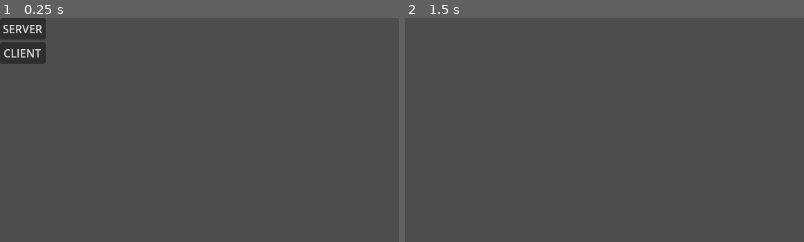
Above: before the commit, frames 1-2 (left to right).
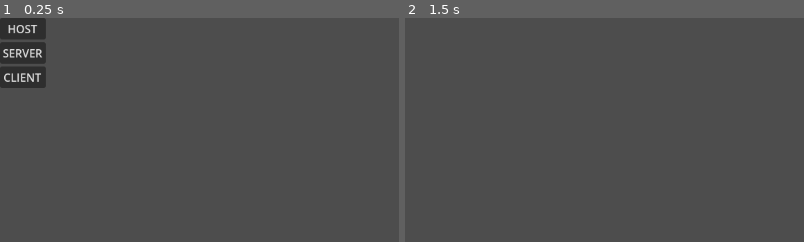
Above: after the commit, the same moments.

Repository: NDBrewer20/Project-Arbiter
Game: Godot game, scene res://Scenes/Levels/Base.tscn
Same seed, same stepped clock (60 frames per second), same inputs: the game is played once before the commit and once after it. The engine's default icon, where the game draws it, is replaced by a stand-in: a white triangle on a blue panel in a dark square.
Inputs (mouse positions are % of the whole screen's width and height, from its top left):
- Up to frame 1 (0.25 s): no input
- Up to frame 2 (1.5 s): click (3, 2) at 0.5 s, where only the run after the commit has a clickable "HOST"; tap Enter at 1.25 s; move the mouse to (72, 45) at 1.27 s; hold D (Player_Right) from 1.28 s (still down); hold Right mouse button (Player_Rotate) from 1.28 s (still down)
The pictures show only the part of the screen within x 0-50%, y 0-50%; the shares and areas given below are measured in that part.

The runs differ from the first frame. In frame 1, 1.6% of the frame differs, in the area x 0-12%, y 3-32%; in frame 2, nothing differs.

Commit message:
Added Host, Player Cursor Controller, implemented Player State machine

Diff:
--- a/Scenes/Prefabs/player_manager.tscn
+++ b/Scenes/Prefabs/player_manager.tscn
@@ -1,6 +1,7 @@
-[gd_scene load_steps=6 format=3 uid="uid://dwuo45o1taqky"]
+[gd_scene load_steps=7 format=3 uid="uid://dwuo45o1taqky"]
 
 [ext_resource type="Script" uid="uid://c0de2yy2vldlr" path="res://Scripts/Player/PlayerMovement.gd" id="1_ggkmr"]
+[ext_resource type="Script" uid="uid://doewjtyfdpfhi" path="res://Scripts/Player/player_cursor_control.gd" id="2_jabop"]
 
 [sub_resource type="CapsuleMesh" id="CapsuleMesh_fuxo2"]
 
@@ -16,19 +17,23 @@
 [node name="Player Manager" type="Node3D"]
 
 [node name="Player Body" type="CharacterBody3D" parent="."]
-transform = Transform3D(1, 0, 0, 0, 1, 0, 0, 0, 1, 0, 0, 0)
+collision_layer = 2147483648
+collision_priority = 10.0
+axis_lock_angular_x = true
+axis_lock_angular_z = true
 slide_on_ceiling = false
 script = ExtResource("1_ggkmr")
 debug = true
-runSpeed = 8.0
-walkSpeed = 3.5
-acceleration = 4.5
-deceleration = 7.5
+runSpeed = 6.5
+walkSpeed = 1.5
+acceleration = 1.5
+deceleration = 2.5
+airControlStart = 1.2
+airControlEnd = 0.05
+airControlFadeTime = 0.35
+jumpVelocity = 3.54
 coyoteTime = 0.16
 jumpBuffer = 0.21
-airControlStart = 1.35
-airControlEnd = 0.0
-airControlFadeTime = 0.35
 
 [node name="PlayerGFX" type="Node3D" parent="Player Body"]
 transform = Transform3D(1, 0, 0, 0, 1, 0, 0, 0, 1, 0, 1, 0)
@@ -54,3 +59,6 @@
 margin = 0.5
 
 [node name="Camera3D" type="Camera3D" parent="Player Body/CamOrigin/SpringArm3D"]
+
+[node name="Player Cursor Control" type="Node" parent="."]
+script = ExtResource("2_jabop")
--- a/Scenes/UI/low_level_ui.tscn
+++ b/Scenes/UI/low_level_ui.tscn
@@ -16,6 +16,11 @@
 offset_right = 40.0
 offset_bottom = 40.0
 
+[node name="Client2" type="Button" parent="VBoxContainer"]
+layout_mode = 2
+text = "HOST
+"
+
 [node name="Server" type="Button" parent="VBoxContainer"]
 layout_mode = 2
 text = "SERVER"
@@ -24,5 +29,6 @@
 layout_mode = 2
 text = "CLIENT"
 
+[connection signal="pressed" from="VBoxContainer/Client2" to="." method="_on_host_pressed"]
 [connection signal="pressed" from="VBoxContainer/Server" to="." method="_on_server_pressed"]
 [connection signal="pressed" from="VBoxContainer/Client" to="." method="_on_client_pressed"]
--- a/Scripts/Networking/UI/low_level_ui.gd
+++ b/Scripts/Networking/UI/low_level_ui.gd
@@ -7,3 +7,7 @@
 func _on_client_pressed() -> void:
 	LowLevelNetworkHandler.start_client()
 	queue_free()
+
+func _on_host_pressed() -> void:
+	LowLevelNetworkHandler.start_host()
+	queue_free()
--- a/Scripts/Networking/low_level_network_handler.gd
+++ b/Scripts/Networking/low_level_network_handler.gd
@@ -20,6 +20,8 @@
 # General Variables
 var connection: ENetConnection
 var is_server: bool = false
+var is_host: bool = false
+var host_peer_id: int = -1
 
 func _process(delta: float) -> void:
 	if connection == null:
@@ -69,6 +71,21 @@
 	print("Server started on ", ip_address, ":", port)
 	is_server = true
 
+func start_host(ip_address: String="127.0.0.1", port: int = 27015) -> void:
+	start_server(ip_address, port)
+	if connection == null:
+		return
+
+	is_host = true
+	host_peer_id = available_peer_ids.pop_back()
+	ClientNetworkGlobals.id = host_peer_id
+	ClientNetworkGlobals.handle_local_id_assignment.emit(host_peer_id)
+
+	# Keep host in the server peer list so new clients learn about the host player.
+	ServerNetworkGlobals.peer_ids.append(host_peer_id)
+
+	print("Host started with local player id: ", host_peer_id)
+
 func peer_connected(peer: ENetPacketPeer) -> void:
 	var peer_id: int = available_peer_ids.pop_back()
 	peer.set_meta("peer_id", peer_id)
--- a/Scripts/Player/PlayerMovement.gd
+++ b/Scripts/Player/PlayerMovement.gd
@@ -1,11 +1,20 @@
 class_name PlayerMovement extends CharacterBody3D
 
 @export var debug: bool = false
+
+# Player State Machine
+enum PlayerState {
+	FLOOR = 0,
+	JUMP = 1,
+	FALL = 2,
+}
+var _state: PlayerState = PlayerState.FLOOR
+
 
 # Networking parameters
 var is_authority: bool:
 	get:
-		return !LowLevelNetworkHandler.is_server && owner_id == ClientNetworkGlobals.id
+		return owner_id == ClientNetworkGlobals.id
 var owner_id: int
 
 # Player Events
@@ -13,6 +22,7 @@
 signal playerLanded
 
 # Player movement parameters
+@export_category("Movement")
 @export var runSpeed: float = 7.5
 @export var walkSpeed: float = 5.0
 @export var acceleration: float = 10.0
@@ -20,8 +30,17 @@
 var _speedActual: float = 0.0
 var _inputDirection: Vector3 = Vector3.ZERO
 
+# Air control parameters
+@export_subgroup("Air Control")
+@export var airControlStart: float = 1.0
+@export var airControlEnd: float = 0.45
+@export var airControlFadeTime: float = 1.5
+var _airtime: float = 0.0
+
 
 # Player jumping parameters
+@export_category("Jumping")
+@export var gravity: float = 9.8
 @export var jumpVelocity: float = 4.5
 var _lastOnFloor: bool # was the user on the ground in the last frame?
 var _isjumping: bool = false # is the user currently trying to jump?
@@ -29,6 +48,7 @@
 var _lastTimeOnGround: float # how long since the user was last on the ground?
 
 # Player Coyote Time parameters
+@export_subgroup("Coyote Time")
 @export var coyoteTime: float = 0.15
 var _coyoteUsable: bool # can the user press jump and have it work after starting to fall?
 var _coyoteWindow: bool: # if the timer hasn't timed out (time since jump + coyote time > current time), the user can still jump
@@ -39,6 +59,7 @@
 		return _coyoteUsable and !is_on_floor() and _coyoteWindow
 
 # Player Jump Buffer parameters
+@export_subgroup("Jump Buffer")
 @export var jumpBuffer: float = 0.2
 var _bufferJumpUsable: bool # can the user press jump and have it work before landing?
 var _bufferWindow: bool: # if the timer hasn't timed out (time since jump + jump buffer time > current time), the user can still jump
@@ -49,18 +70,15 @@
 		return _bufferJumpUsable and _bufferWindow
 
 
-# Air control parameters
-@export var airControlStart: float = 1.0
-@export var airControlEnd: float = 0.45
-@export var airControlFadeTime: float = 1.5
-var _airtime: float = 0.0
-
-
 # Camera control parametera
+@export_category("Camera")
 @onready var camPivot: Node3D = $CamOrigin
 @export var camClamp: Vector2 = Vector2(-90, 45)
 @export var mouse_Sensitivity: float = 0.1
 
+# Player Cursor State Machine
+@onready var _cursorStateMachine: PlayerCursor = $"../Player Cursor Control" as PlayerCursor
+
 # Internal Variables
 var _timeSinceFirstFrame: float = 0.0
 
@@ -83,7 +101,7 @@
 
 	_inputDirection = Vector3.ZERO
 
-	if event is InputEventMouseMotion and Input.is_action_pressed("Player_Rotate"):
+	if event is InputEventMouseMotion and _cursorStateMachine._cursorState == PlayerCursor.CursorState.DEFAULT:
 		rotate_y(deg_to_rad(-event.relative.x * mouse_Sensitivity))
 		camPivot.rotate_x(deg_to_rad(-event.relative.y * mouse_Sensitivity))
 		camPivot.rotation.x = clamp(camPivot.rotation.x, deg_to_rad(camClamp.x), deg_to_rad(camClamp.y))
@@ -129,12 +147,11 @@
 	_isjumping = false
 
 func HandleFalling(delta: float) -> void:
-	if not is_on_floor():
-		# How Long in Air
-		_airtime += delta
-
-		# Gravity
-		velocity.y += -ProjectSettings.get_setting("physics/3d/default_gravity") * delta
+	# How Long in Air
+	_airtime += delta
+
+	# Gravity
+	velocity.y += -gravity * delta
 
 func Jump() -> void:
 	_coyoteUsable = false
@@ -157,23 +174,56 @@
 
 func _physics_process(delta: float) -> void:
 	if !is_authority: return
+
 	checkCollision()
-	HandleJump()
-	HandleFalling(delta)
+
+	match _state:
+		PlayerState.FLOOR:
+			if Input.is_action_just_pressed("Player_Jump"):
+				switchState(PlayerState.JUMP)
+			elif !is_on_floor():
+				switchState(PlayerState.FALL)
+
+		PlayerState.JUMP:
+			HandleFalling(delta)
+			if velocity.y >= 0:
+				switchState(PlayerState.FALL)
+
+		PlayerState.FALL:
+			HandleFalling(delta)
+			if is_on_floor():
+				switchState(PlayerState.FLOOR)
+
+
 	HandleMove(delta)
 
 	_lastOnFloor = is_on_floor()
 	move_and_slide()
 
-	PlayerTransform.create(owner_id, global_position, global_rotation).send(LowLevelNetworkHandler.server_peer)
-
-
+	var packet = PlayerTransform.create(owner_id, global_position, global_rotation)
+	if LowLevelNetworkHandler.is_host:
+		packet.broadcast(LowLevelNetworkHandler.connection)
+	else:
+		packet.send(LowLevelNetworkHandler.server_peer)
+
+func switchState(state: PlayerState) -> void:
+	_state = state
+	match _state:
+		PlayerState.FLOOR:
+			pass
+		PlayerState.JUMP:
+			HandleJump()
+		PlayerState.FALL:
+			pass
+
+# Player (Owner Client) -> Server
 func server_handle_player_position(peer_id: int, player_transform: PlayerTransform) -> void:
 	if owner_id != peer_id: return
 	global_position = player_transform.position
 	global_rotation = player_transform.rotation
 	PlayerTransform.create(owner_id, global_position, global_rotation).broadcast(LowLevelNetworkHandler.connection)
 
+# Server -> Player (External Clients)
 func client_handle_player_position(player_transform: PlayerTransform) -> void:
 	if is_authority || owner_id != player_transform.id: return
 
--- /dev/null
+++ b/Scripts/Player/player_cursor_control.gd
@@ -0,0 +1,38 @@
+class_name PlayerCursor extends Node
+
+@export var debug: bool = false
+
+enum CursorState {
+	DEFAULT = 0, # Normal gameplay, mouse is captured and player can look around and move freely.
+	INTERACTING = 1, # Allows player input to a certain extent but disables mouse look.
+	PAUSE_ALL = 2, # Stops all player input, used for "pause menu" and other specific limiting UI interactions.
+}
+var _cursorState: CursorState = CursorState.DEFAULT
+
+func _enter_tree() -> void:
+	switchState(CursorState.DEFAULT)
+
+func _exit_tree() -> void:
+	switchState(CursorState.INTERACTING)
+
+func _process(delta: float) -> void:
+	match _cursorState:
+		CursorState.DEFAULT:
+			if Input.is_action_just_pressed("ui_cancel"):
+				switchState(CursorState.PAUSE_ALL)
+		CursorState.INTERACTING:
+			if Input.is_action_just_pressed("ui_cancel"):
+				switchState(CursorState.DEFAULT)
+		CursorState.PAUSE_ALL:
+			if Input.is_action_just_pressed("ui_cancel"):
+				switchState(CursorState.DEFAULT)
+
+func switchState(state: CursorState) -> void:
+	_cursorState = state
+	match _cursorState:
+		CursorState.DEFAULT:
+			Input.set_mouse_mode(Input.MOUSE_MODE_CAPTURED)
+		CursorState.INTERACTING:
+			Input.set_mouse_mode(Input.MOUSE_MODE_VISIBLE)
+		CursorState.PAUSE_ALL:
+			Input.set_mouse_mode(Input.MOUSE_MODE_VISIBLE)
Not shown, added: Scripts/Player/player_cursor_control.gd.uid
Not shown, added: export_presets.cfg
